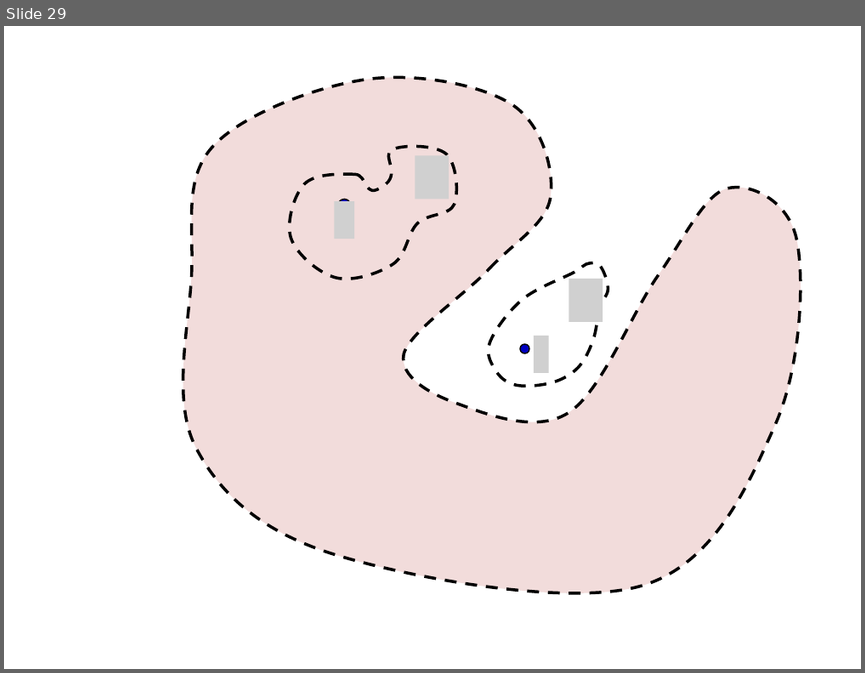
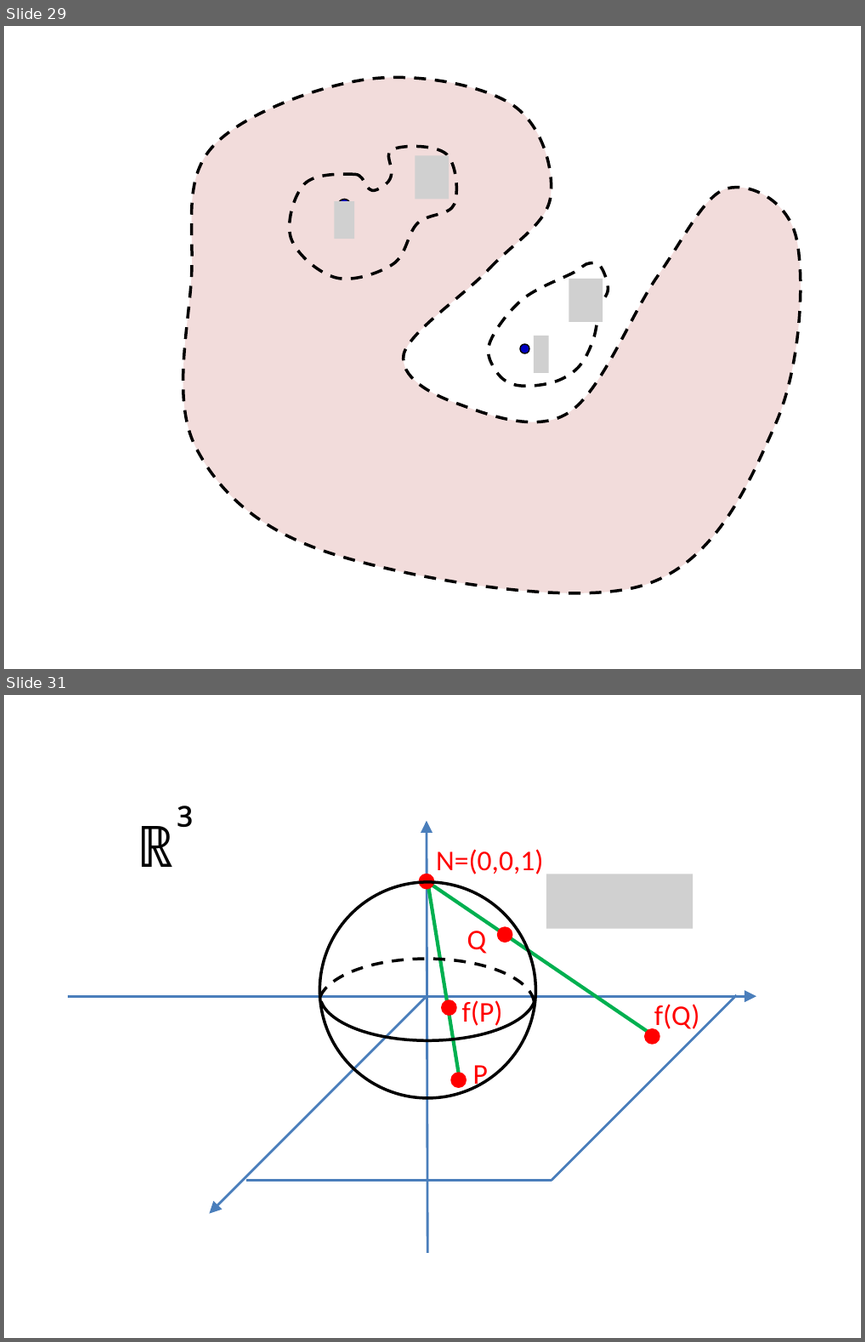
Before and after one commit to lutteropp/GeoTopo, a slide deck: images/Bilder.pptx. Shown one above the other, each under a label of ours: slide 29 before the commit, slides 29 and 31 after it; the slides between them are not shown. The pictures are 865x673 and 865x1342 pixels, drawn with LibreOffice and Linux fonts; fonts in the diff are those of the drawing; grey boxes stand for pictures. Boxes give left, top, right and bottom in pixels: in the first picture for what was removed or moved away, otherwise in the second. Text is boxed around its words. In the diff, an @@ line names an element or a change of style, - is before the commit and + after.

```diff
--- a/images/Bilder.pptx
+++ b/images/Bilder.pptx
@@ slide 31 added at <box>4,695,861,1338</box>, background #FFFFFF @@
@@ text added at <box>171,805,200,827</box>, 40 pt, text #000000 @@
+³
@@ arrow added from (427, 1253) to (426, 821), #4B7EBC 2 pt @@
@@ text added at <box>138,826,172,867</box>, 48 pt, text #000000 @@
+ℝ
@@ text added at <box>436,849,544,874</box>, 24 pt, text #FF0000 @@
+N=(0,0,1)
@@ ellipse added at <box>319,882,535,1098</box>, outline #000000 2.5 pt @@
@@ ellipse added at <box>420,875,433,889</box>, fill #FF0000, outline #FF0000 2 pt @@
@@ line added from (427, 882) to (458, 1073), #00B050 3 pt @@
@@ line added from (427, 882) to (655, 1037), #00B050 3 pt @@
@@ picture added at <box>546,874,692,929</box> @@
@@ arc (boxed as its full ellipse) added at <box>319,947,535,1040</box>, outline #000000 2.5 pt @@
@@ text added at <box>467,930,487,953</box>, 24 pt, text #FF0000 @@
+Q
@@ ellipse added at <box>499,928,512,941</box>, fill #FF0000, outline #FF0000 2 pt @@
@@ arc (boxed as its full ellipse) added at <box>318,959,534,1051</box>, outline #000000 2.5 pt dashed @@
@@ arrow added from (69, 996) to (756, 996), #4B7EBC 2 pt @@
@@ arrow added from (426, 996) to (210, 1213), #4B7EBC 2 pt @@
@@ text added at <box>462,1000,503,1028</box>, 24 pt, text #FF0000 @@
+f(P)
@@ line added from (737, 995) to (551, 1180), #4B7EBC 2 pt @@
@@ ellipse added at <box>442,1001,455,1015</box>, fill #FF0000, outline #FF0000 2 pt @@
@@ text added at <box>654,1004,700,1032</box>, 24 pt, text #FF0000 @@
+f(Q)
@@ ellipse added at <box>645,1029,658,1043</box>, fill #FF0000, outline #FF0000 2 pt @@
@@ ellipse added at <box>452,1073,466,1087</box>, fill #FF0000, outline #FF0000 2 pt @@
@@ text added at <box>473,1065,488,1089</box>, 24 pt, text #FF0000 @@
+P
@@ line added from (246, 1180) to (551, 1180), #4B7EBC 2 pt @@
```
Also in this commit, not shown: 2 other slides added, 3 slides removed, 9 other files.
